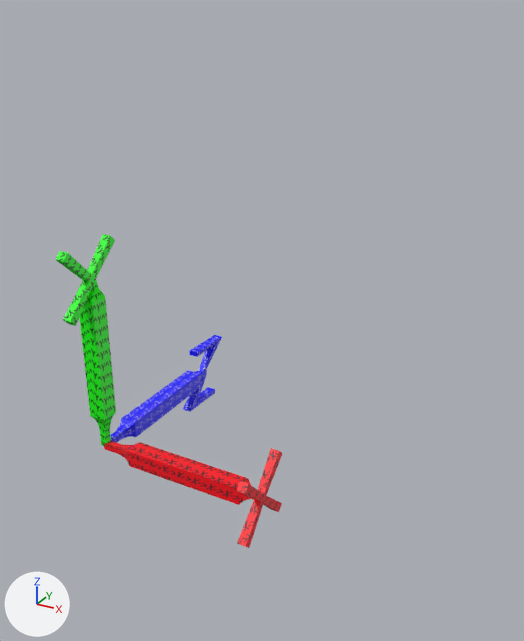
Two versions of the Blender file Meshes/FBX/XYZ/XYZ.blend, one commit apart.
Both versions are drawn from a 50 mm lens placed at (2.46, -2.65, 2.31), pointed at (0.66, 0.64, 0.66). The axes (+X, +Y, +Z) are drawn at lower left. The lights are the same throughout.

The first picture shows 'X_Transform', 'Y_Transform', 'Z_Transform'.
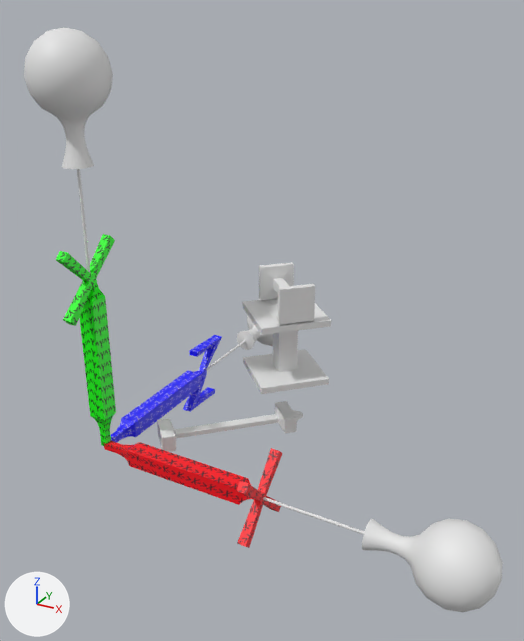
What differs and where, as boxes (x1, y1, x2, y2) in the pictures (524 x 641 px):
'DirectionThingie_X', added
    after: (263, 497, 503, 612)
'DirectionThingie_Y', added
    after: (24, 27, 113, 272)
'RodB', added
    after: (242, 298, 331, 394)
'RodC', added
    after: (259, 262, 315, 324)
'RodA', added
    after: (157, 401, 303, 452)
'DirectionThingie_Z', added
    after: (207, 299, 273, 370)

What changed in the scene script:
```text
Add me_rodthing:
    me_rodthing.from_pydata(...)  # 32 vertices, 30 faces; spans x -0.05..0.0587, y -0.05..0.05, z -0.05..0.05
Add me_directionthingie:
    me_directionthingie.from_pydata(...)  # 226 vertices, 240 faces; spans x -0.511..0.197, y -0.196..0.196, z -1.039..0.2
    me_directionthingie.polygons.foreach_set('use_smooth', [True] * 240)
Add ob_rodc:
    ob_rodc = bpy.data.objects.new('RodC', me_rodthing)
    ob_rodc.parent = ob_rodb
    ob_rodc.matrix_parent_inverse = Matrix(((0.0, 0.0, 0.125, -0.0625), (-0.707, 0.707, 0.0, 0.0), (-0.707, -0.707, 0.0, 1.061), (0.0, 0.0, 0.0, 1.0)))
    ob_rodc.location = (0.75, 0.75, 1.125)
    ob_rodc.rotation_euler = (0.0, 0.0, 2.356)  # degrees (0, 0, 135)
    ob_rodc.scale = (1.0, 0.5, 4.0)
Add ob_rodb:
    ob_rodb = bpy.data.objects.new('RodB', me_rodthing)
    ob_rodb.parent = ob_roda
    ob_rodb.matrix_parent_inverse = Matrix(((0.0884, 0.0884, 0.0, -0.0884), (-0.707, 0.707, 0.0, 0.0), (0.0, 0.0, 1.0, 0.0), (0.0, 0.0, 0.0, 1.0)))
    ob_rodb.location = (0.75, 0.75, 0.5)
    ob_rodb.rotation_euler = (0.0, -1.571, 0.785)  # degrees (0, -90, 45)
    ob_rodb.scale = (4.0, 2.0, 4.0)
Add ob_roda:
    ob_roda = bpy.data.objects.new('RodA', me_rodthing)
    ob_roda.location = (0.5, 0.5, 0.0)
    ob_roda.rotation_euler = (0.0, 0.0, 0.785)  # degrees (0, 0, 45)
    ob_roda.scale = (8.0, 2.0, 1.0)
Add ob_directionthingie_y:
    ob_directionthingie_y = bpy.data.objects.new('DirectionThingie_Y', me_directionthingie)
    ob_directionthingie_y.location = (0.0, 0.0, 2.0)
    ob_directionthingie_y.rotation_euler = (0.104, -6.734, 1.526)  # degrees (6, 334, 87)
Add ob_directionthingie_z:
    ob_directionthingie_z = bpy.data.objects.new('DirectionThingie_Z', me_directionthingie)
    ob_directionthingie_z.location = (0.0, 2.0, 0.0)
    ob_directionthingie_z.rotation_euler = (0.00254, -5.165, 1.479)  # degrees (0.1, -296, 85)
Add ob_directionthingie_x:
    ob_directionthingie_x = bpy.data.objects.new('DirectionThingie_X', me_directionthingie)
    ob_directionthingie_x.location = (2.0, 0.0, 0.0)
    ob_directionthingie_x.rotation_euler = (0.00254, -5.165, -0.0916)  # degrees (0.1, -296, -5.2)
```
